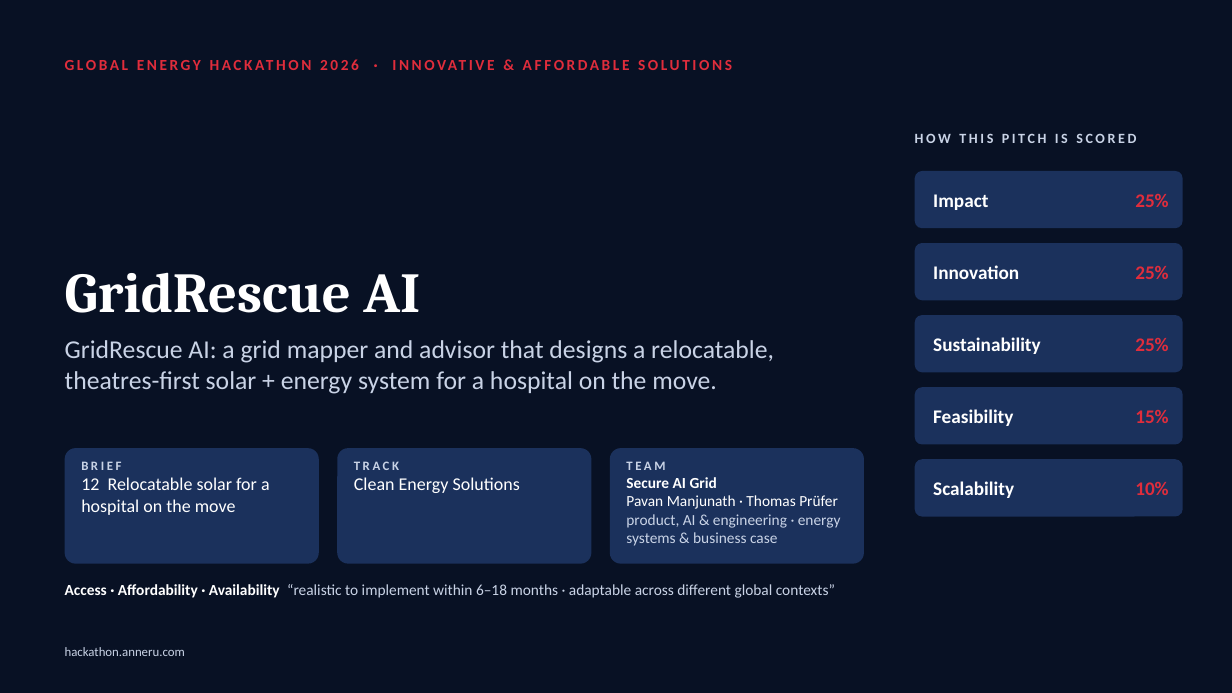
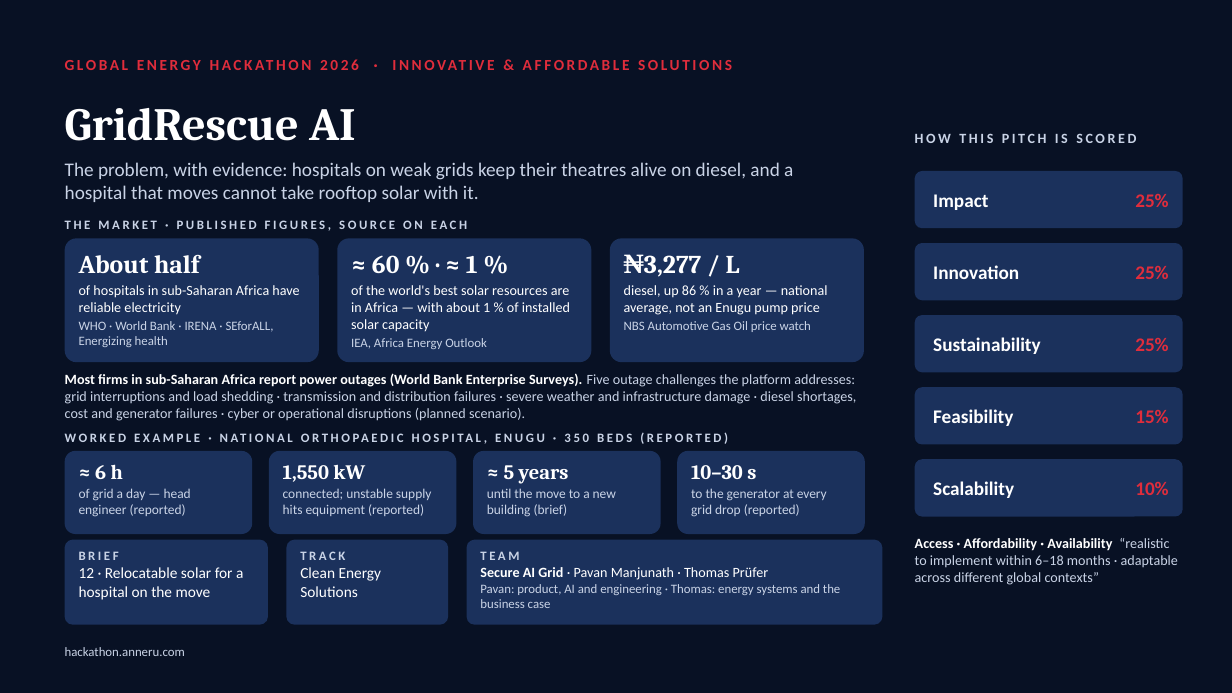
Before and after one commit to pavangemmanjunath-cell/GridRescue_AI, a slide deck: slide 1 of FINAL_DOC/2_PPT_Template_5_slides/GEH_Pitch_GridRescue_AI_Brief12.pptx. Drawn at 1232x693 pixels with LibreOffice and Linux fonts; fonts in the diff are those of the drawing. Boxes give left, top, right and bottom in pixels: in the first picture for what was removed or moved away, otherwise in the second. Text is boxed around its words. In the diff, an @@ line names an element or a change of style, - is before the commit and + after.

```diff
--- a/FINAL_DOC/2_PPT_Template_5_slides/GEH_Pitch_GridRescue_AI_Brief12.pptx
+++ b/FINAL_DOC/2_PPT_Template_5_slides/GEH_Pitch_GridRescue_AI_Brief12.pptx
@@ title "GridRescue AI" moved from (x1=65, y1=272, x2=420, y2=313) to (x1=65, y1=108, x2=356, y2=141) @@
@@ title "GridRescue AI" at (x1=65, y1=108, x2=356, y2=141): size 44 to 36 pt @@
@@ text at (x1=65, y1=162, x2=793, y2=202): text changed; size 20 to 15 pt @@
-GridRescue AI: a grid mapper and advisor that designs a relocatable, theatres-first solar + energy system for a hospital on the move.
+The problem, with evidence: hospitals on weak grids keep their theatres alive on diesel, and a hospital that moves cannot take rooftop solar with it.
@@ text added at (x1=65, y1=220, x2=467, y2=231), 10 pt, text #C9D3E6, bold @@
+THE MARKET · PUBLISHED FIGURES, SOURCE ON EACH
@@ rounded rectangle added at (x1=65, y1=238, x2=319, y2=362), fill #1B315C @@
@@ rounded rectangle added at (x1=337, y1=238, x2=592, y2=362), fill #1B315C @@
@@ rounded rectangle added at (x1=610, y1=238, x2=864, y2=362), fill #1B315C @@
@@ text added at (x1=79, y1=255, x2=299, y2=347), 11 pt, text #FFFFFF @@
+About half
+of hospitals in sub-Saharan Africa have reliable electricity
+WHO · World Bank · IRENA · SEforALL, Energizing health
@@ text added at (x1=351, y1=255, x2=570, y2=349), 11 pt, text #FFFFFF @@
+≈ 60 % · ≈ 1 %
+of the world's best solar resources are in Africa — with about 1 % of installed solar capacity
+IEA, Africa Energy Outlook
@@ text added at (x1=624, y1=255, x2=828, y2=332), 11 pt, text #FFFFFF @@
+₦3,277 / L
+diesel, up 86 % in a year — national average, not an Enugu pump price
+NBS Automotive Gas Oil price watch
@@ text added at (x1=65, y1=373, x2=856, y2=421), 11 pt, text #C9D3E6 @@
+Most firms in sub-Saharan Africa report power outages (World Bank Enterprise Surveys). Five outage challenges the platform addresses: grid interruptions and load shedding · transmission and distribution failures · severe weather and infrastructure damage · diesel shortages, cost and generator failures · cyber or operational disruptions (planned scenario).
@@ text added at (x1=65, y1=430, x2=864, y2=450), 10 pt, text #C9D3E6, bold @@
+WORKED EXAMPLE · NATIONAL ORTHOPAEDIC HOSPITAL, ENUGU · 350 BEDS (REPORTED)
@@ rounded rectangle added at (x1=65, y1=451, x2=252, y2=534), fill #1B315C @@
@@ text added at (x1=79, y1=464, x2=191, y2=517), 10.5 pt, text #C9D3E6 @@
+≈ 6 h
+of grid a day — head engineer (reported)
@@ rounded rectangle added at (x1=269, y1=451, x2=457, y2=534), fill #1B315C @@
@@ text added at (x1=283, y1=464, x2=431, y2=516), 10.5 pt, text #C9D3E6 @@
+1,550 kW
+connected; unstable supply hits equipment (reported)
@@ rounded rectangle added at (x1=473, y1=451, x2=661, y2=534), fill #1B315C @@
@@ text added at (x1=487, y1=465, x2=616, y2=517), 10.5 pt, text #C9D3E6 @@
+≈ 5 years
+until the move to a new building (brief)
@@ rounded rectangle added at (x1=677, y1=451, x2=865, y2=534), fill #1B315C @@
@@ text added at (x1=691, y1=465, x2=827, y2=517), 10.5 pt, text #C9D3E6 @@
+10–30 s
+to the generator at every grid drop (reported)
@@ text "Access · Affordability · Availability ..." moved from (x1=65, y1=584, x2=835, y2=598) to (x1=915, y1=538, x2=1178, y2=585) @@
@@ text "Access · Affordability · Availability ..." at (x1=915, y1=538, x2=1178, y2=585): size 12 to 11 pt @@
@@ rounded rectangle resized from (x1=65, y1=448, x2=319, y2=564) to (x1=65, y1=540, x2=268, y2=625) @@
@@ text at (x1=79, y1=567, x2=243, y2=600): text changed; size 14 to 12 pt @@
-12 Relocatable solar for a hospital on the move
+12 · Relocatable solar for a hospital on the move
@@ text "BRIEF" moved from (x1=81, y1=461, x2=270, y2=515) to (x1=79, y1=551, x2=243, y2=600) @@
@@ rounded rectangle resized from (x1=337, y1=448, x2=592, y2=564) to (x1=287, y1=540, x2=448, y2=625) @@
@@ text at (x1=300, y1=567, x2=382, y2=597): size 14 to 12 pt in "Clean Energy Solutions" @@
@@ text "TRACK" moved from (x1=354, y1=461, x2=520, y2=493) to (x1=300, y1=551, x2=382, y2=597) @@
@@ rounded rectangle resized from (x1=610, y1=448, x2=864, y2=564) to (x1=467, y1=540, x2=883, y2=625) @@
@@ text at (x1=480, y1=567, x2=840, y2=608): text changed; size 12 to 10 pt @@
-Secure AI Grid
-Pavan Manjunath · Thomas Prüfer
-product, AI & engineering · energy systems & business case
+Secure AI Grid · Pavan Manjunath · Thomas Prüfer
+Pavan: product, AI and engineering · Thomas: energy systems and the business case
@@ text "TEAM" moved from (x1=626, y1=461, x2=841, y2=546) to (x1=480, y1=551, x2=840, y2=608) @@
```
Also in this commit, not shown: 1 other slide changed, 3 slides added, 3 slides removed, 22 other files.
